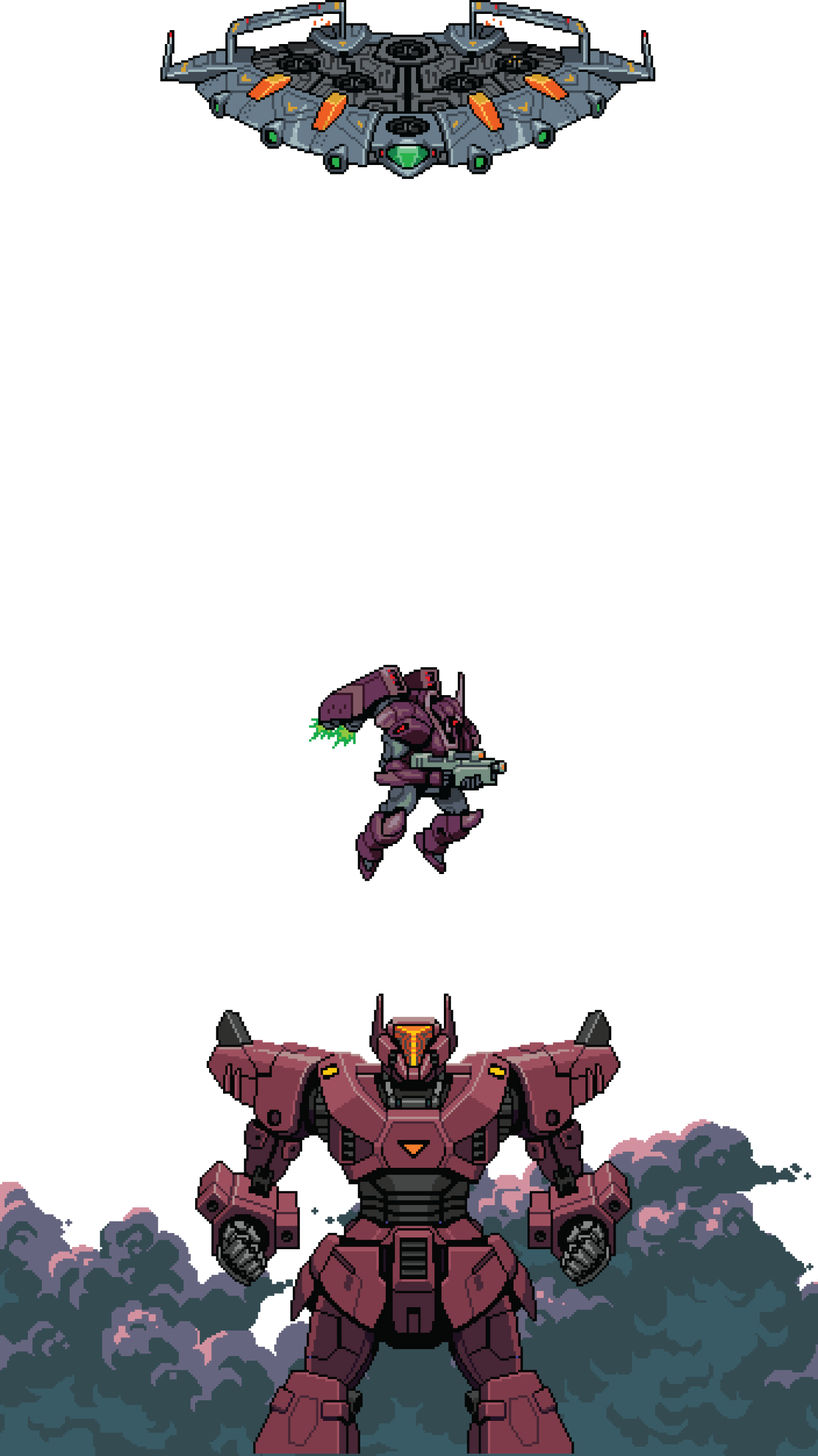
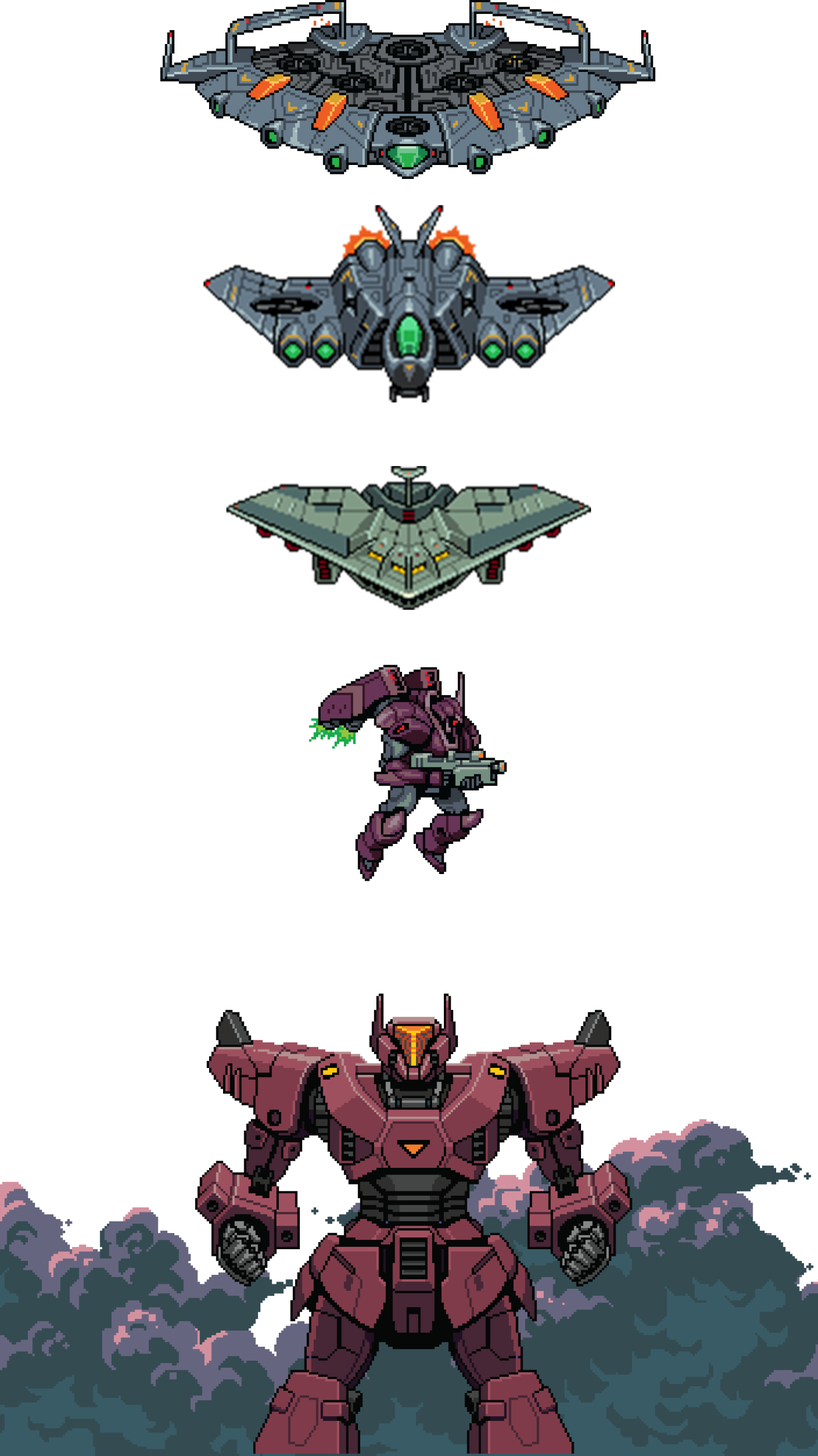
Comparing the layer stacks of the two 818 × 1456 images. Changes:
added layer "pharaoh" above "bigbomber" over (x1=226, y1=466, x2=592, y2=611)
added layer "bigbomber" above "Layer 1" over (x1=203, y1=205, x2=616, y2=403)
